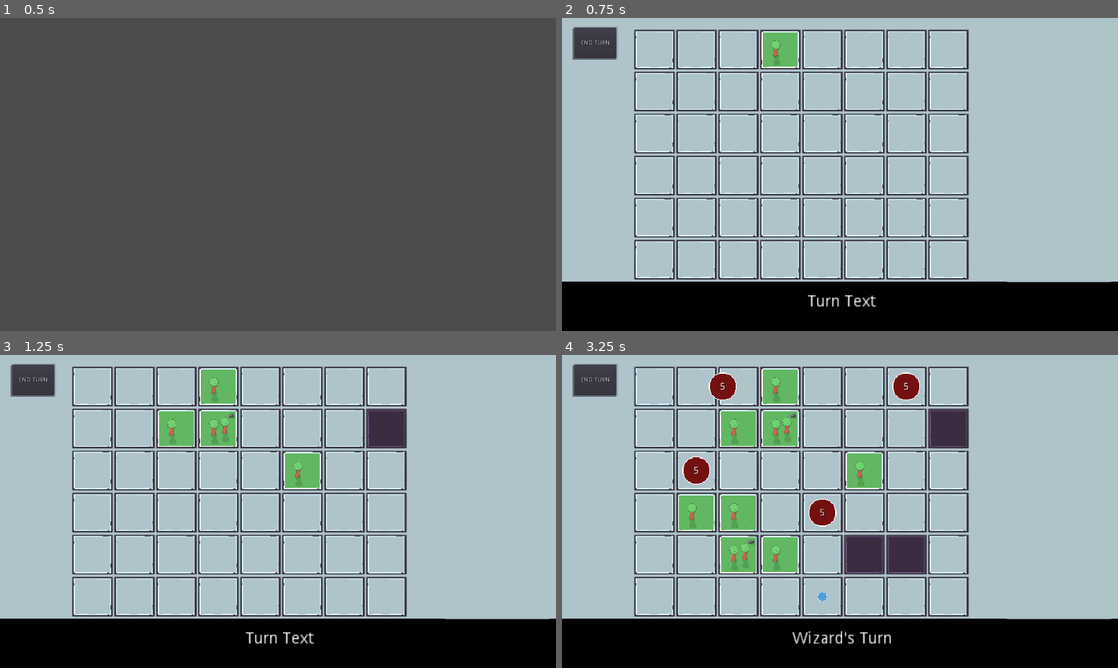
Above: before the commit, frames 1-4 (two rows, left to right).
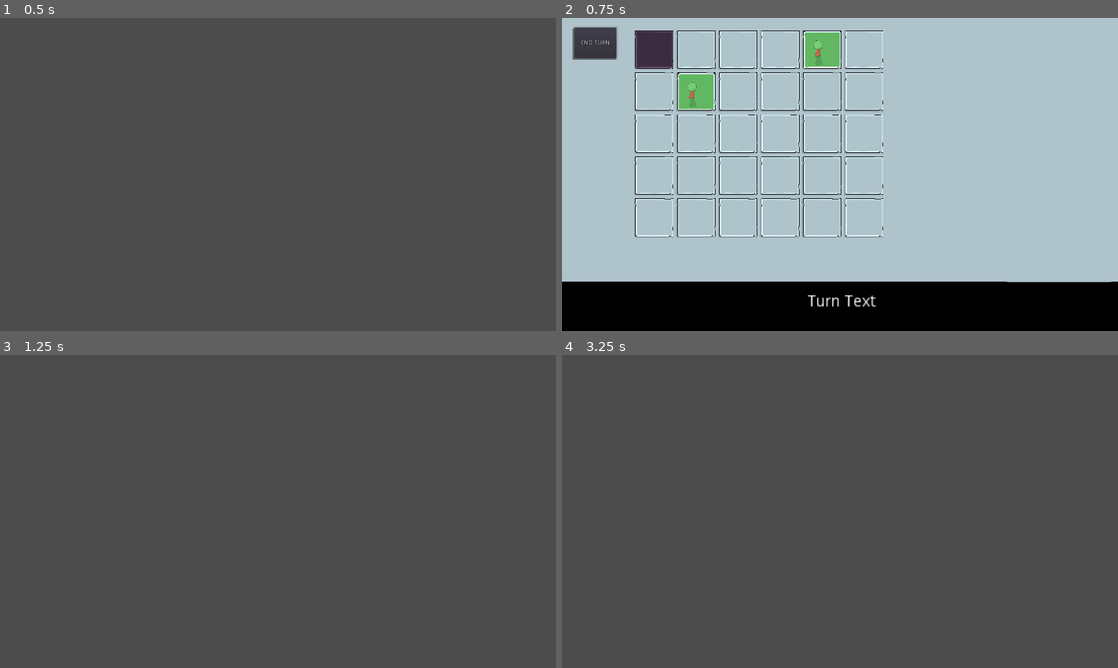
Above: after the commit, the same moments.

Repository: aaronherdzina/grid_rpg
Game: Godot game, scene res://Scenes/MainMenu.tscn
Same seed, same stepped clock (60 frames per second), same inputs: the game is played once before the commit and once after it.
Inputs (mouse positions are in pixels of both pictures, inside the frame that each line leads up to):
- Up to frame 1 (0.5 s): no input
- Up to frame 2 (0.75 s): tap Enter (start) at 0.5 s; move the mouse to (962, 158) at 0.52 s; hold Enter (start) from 0.53 s (still down)
- Up to frame 3 (1.25 s): keep holding Enter (start); tap Space (spacebar, bound only after the commit) at 0.8 s
- Up to frame 4 (3.25 s): release Enter (start) at 1.25 s; click (656, 386) at 1.27 s; move the mouse to (728, 527) at 2.02 s; hold Backspace (back) 2.03-2.78 s; tap Space (spacebar, bound only after the commit) at 2.1, 3.05 s; tap Enter (start) at 2.3 s; move the mouse to (895, 442) at 2.77 s; hold Enter (start) from 2.78 s (still down)

Frame 1 is identical in both runs. In frame 2, 13% of the frame differs, in the area x 12-74%, y 3-84%; in frame 3, 93%, in the area x 0-100%, y 0-100%; in frame 4, 93%.
Error after the commit: Attempt to call function 'end_turn' in base 'null instance' on a null instance. (res://Scripts/main.gd:150)

Commit message:
feat: adding ability to regen levels on the spot

Diff:
--- a/Scenes/enemy.tscn
+++ b/Scenes/enemy.tscn
@@ -3,7 +3,9 @@
 [ext_resource path="res://Sprites/General/darkRedDot.png" type="Texture" id=1]
 [ext_resource path="res://Scripts/enemy.gd" type="Script" id=2]
 
-[node name="enemy" type="Node2D"]
+[node name="enemy" type="Node2D" groups=[
+"enemies",
+]]
 script = ExtResource( 2 )
 
 [node name="Sprite" type="Sprite" parent="."]
--- a/Scenes/level.tscn
+++ b/Scenes/level.tscn
@@ -6,7 +6,9 @@
 [ext_resource path="res://Sprites/tiles/basic/new border grey tile.png" type="Texture" id=4]
 [ext_resource path="res://Sprites/UI/Untitled_Artwork 2.png" type="Texture" id=6]
 
-[node name="level" type="Node2D"]
+[node name="level" type="Node2D" groups=[
+"levels",
+]]
 script = ExtResource( 1 )
 
 [node name="background_imgs" type="Node2D" parent="."]
--- a/Scenes/tile.tscn
+++ b/Scenes/tile.tscn
@@ -3,20 +3,40 @@
 [ext_resource path="res://Scripts/tile.gd" type="Script" id=1]
 [ext_resource path="res://Sprites/tiles/basic/new border grey tile.png" type="Texture" id=2]
 
-[node name="tile" type="Node2D"]
+[node name="tile" type="Node2D" groups=[
+"tiles",
+]]
 script = ExtResource( 1 )
+
+[node name="shadow" type="Sprite" parent="."]
+modulate = Color( 0, 0, 0, 0.196078 )
+position = Vector2( -3.09358, 2.47486 )
+scale = Vector2( 1.04691, 1.04552 )
+texture = ExtResource( 2 )
+__meta__ = {
+"_editor_description_": ""
+}
+
+[node name="outline2" type="Sprite" parent="."]
+modulate = Color( 0.0980392, 0.0980392, 0.0980392, 1 )
+position = Vector2( 0, -0.176781 )
+scale = Vector2( 1.03, 1.03 )
+texture = ExtResource( 2 )
+__meta__ = {
+"_editor_description_": ""
+}
 
 [node name="background" type="Sprite" parent="."]
 modulate = Color( 0, 0, 0, 0 )
 position = Vector2( -0.0883824, -0.176782 )
-scale = Vector2( 1.18, 1.18 )
+scale = Vector2( 1.15, 1.15 )
 texture = ExtResource( 2 )
 
 [node name="Button" type="Button" parent="."]
-margin_left = -69.0
-margin_top = -68.0
-margin_right = 70.0
-margin_bottom = 68.0
+margin_left = -60.0
+margin_top = -59.0
+margin_right = 61.0
+margin_bottom = 61.0
 __meta__ = {
 "_edit_use_anchors_": false
 }
--- a/Scripts/enemy.gd
+++ b/Scripts/enemy.gd
@@ -67,6 +67,7 @@
 	var l = get_node("/root/level")
 	var default_weight =  meta.unccupied_tile_weight if current_tile.can_move else meta.wall_tile_weight
 	l.level_astar.set_point_weight_scale(current_tile.index, default_weight)
+	current_tile.enm_on_tile = false
 	# process turn
 	# consider delay to move animations
 	move()
@@ -79,6 +80,7 @@
 	# astar set point of current tile to
 	var l = get_node("/root/level")
 	l.level_astar.set_point_weight_scale(current_tile.index, meta.occupied_tile_weight)
+	current_tile.enm_on_tile = true
 	processing_turn = false
 
 
--- a/Scripts/level.gd
+++ b/Scripts/level.gd
@@ -6,12 +6,23 @@
 
 	"tile_list": ["move", "move", "enemy spawn", "forest", "move", "move", "enemy spawn", "move",
 				"move", "move", "forest", "forest", "move", "move", "move", "wall",
-				"move", "enemy spawn", "move", "move", "move", "forest", "move", "move",
+				"move", "enemy spawn", "forest path", "move", "move", "forest", "move", "move",
 				"move", "forest", "forest", "move", "enemy spawn", "move", "move", "move",
 				"move", "move", "forest", "forest", "move", "wall", "wall", "move",
 				"move", "player spawn", "move", "move", "move", "move", "move", "move"]
 	}
 
+var random_lvl = {
+	"cols": 0,
+	"rows": 0,
+
+	"tile_list": []
+	}
+var max_lvl_cols = 6
+var min_lvl_cols = 4
+
+var max_lvl_rows = 11
+var min_lvl_rows = 5
 # debug for pathfinding tests
 
 var path_end_tile = null
@@ -40,6 +51,14 @@
 """
 set a list of moveable tiles (and non player or anything else we wouldn't want as spawnable tiles) so we can use this to randpmly spawn level_tiles[rand_range(0, len(level_tiles) - 1)]
 """
+func remove_tiles():
+	for t in level_tiles:
+		if main.checkIfNodeDeleted(t) == false:
+			t.queue_free()
+	for tile in get_tree().get_nodes_in_group("tiles"):
+		if main.checkIfNodeDeleted(tile) == false:
+			tile.queue_free()
+	level_tiles = []
 
 
 func spawn_premade_tiles(lvl_obj):
@@ -59,6 +78,7 @@
 
 	var tile_index = -1
 
+	print('lvl_obj ' + str(lvl_obj))
 	level_astar = AStar2D.new()
 	#var res = astar.get_id_path(1, 3) # Returns [1, 2, 3]
 
@@ -117,6 +137,7 @@
 	randomize()
 	var col = meta.current_level_cols
 	var row = meta.current_level_rows
+	remove_tiles()
 	#if not starting_tile:
 	#	starting_tile = get_node("starting_tile")
 
@@ -173,6 +194,48 @@
 			timer.queue_free()
 	spawn_player()
 
+func set_random_level(lvl_obj):
+	randomize()
+	lvl_obj["cols"] = floor(rand_range(min_lvl_cols, max_lvl_cols))
+	lvl_obj["rows"] = floor(rand_range(min_lvl_rows, max_lvl_rows))
+
+	var tile_count  = lvl_obj["cols"] * lvl_obj["rows"]
+	var tile_types = []
+	var forest_chance = .25
+	var forest_path_chance = .14
+	var wall_chance = .4
+	var wall_limit = tile_count * .25
+	var player_spawned = false
+	var enemy_spawns = 1 + (tile_count * .1)
+
+	for i in range(0, tile_count * forest_chance):
+		tile_types.append("forest")
+	for i in range(0, tile_count * forest_path_chance):
+		wall_limit -= 1
+		tile_types.append("wall")
+		if wall_limit <= 0:
+			break
+	for i in range(0, enemy_spawns):
+		enemy_spawns -= 1
+		tile_types.append("enemy spawn")
+		if enemy_spawns <= 0:
+			break
+
+	var left_over_tiles = tile_count - len(tile_types) - 1
+	if left_over_tiles > 0:
+		for i in range(0, left_over_tiles):
+			tile_types.append("move")
+
+	for i in range(0, tile_count):
+		if not player_spawned:
+			if rand_range(0, 10) >= 8.5 or i >= tile_count * .70:
+				player_spawned = true
+				lvl_obj["tile_list"].append("player spawn")
+			else:
+				lvl_obj["tile_list"].append(tile_types[rand_range(0, len(tile_types) - 1)])
+		else:
+			lvl_obj["tile_list"].append(tile_types[rand_range(0, len(tile_types) - 1)])
+
 
 func set_points(astar_path_obj, list, tile_weight=meta.unccupied_tile_weight):
 	for t in list:
--- a/Scripts/main.gd
+++ b/Scripts/main.gd
@@ -139,11 +139,14 @@
 	if Input.is_action_pressed("back"):
 		if current_screen == "battle":
 			handle_in_battle_input("back")
+	elif Input.is_action_pressed("spacebar"):
+		if current_screen == "battle":
+			handle_in_battle_input("spacebar")
 
 
 func handle_in_battle_input(action):
-	var level = get_node("/root/level")
 	if action == "start":
+		var level = get_node("/root/level")
 		level.end_turn()
 	elif action == "back":
 		if meta.player_turn:
@@ -151,13 +154,35 @@
 				return
 			var player = get_node("/root/player")
 			player.reset_turn()
+	elif action == "spacebar":
+		for enm in get_tree().get_nodes_in_group("enemies"):
+			enm.queue_free()
+		if get_node("/root").has_node("player"):
+			var p = get_node("/root/player")
+			p.queue_free()
+		for lvl in get_tree().get_nodes_in_group("levels"):
+			lvl.remove_tiles()
+			lvl.queue_free()
+		var timer1 = Timer.new()
+		timer1.set_wait_time(.5)
+		timer1.set_one_shot(true)
+		get_node("/root").add_child(timer1)
+		timer1.start()
+		yield(timer1, "timeout")
+		timer1.queue_free()
+		var l = LEVEL.instance()
+		get_node("/root").add_child(l)
+		l.set_random_level(l.random_lvl)
+		l.spawn_premade_tiles(l.random_lvl)
+		current_screen = 'battle'
 
 
 func handle_main_menu_input(action):
 	if action == "start":
 		var l = LEVEL.instance()
 		get_node("/root").add_child(l)
-		l.spawn_premade_tiles(l.test_lvl)
+		l.set_random_level(l.random_lvl)
+		l.spawn_premade_tiles(l.random_lvl)
 		current_screen = 'battle'
 	elif action == "ui_quit":
 		if not waitToProcessMenuClick:
--- a/Scripts/player.gd
+++ b/Scripts/player.gd
@@ -42,15 +42,6 @@
 	target_pos = target_node.global_position
 
 
-func reset_turn():
-	path = []
-	remaining_move = move_distance
-	health = starting_turn_health
-	current_tile = turn_start_tile
-	position = turn_start_tile.global_position
-	chosen_tile = turn_start_tile
-	target_pos = turn_start_tile.global_position
-
 
 
 func set_navigation():
@@ -83,19 +74,35 @@
 		#path[-1].modulate = Color(1, 1, 0, 1)
 
 
+func handle_start_and_reset_vars():
+	remaining_move = move_distance
+	if current_def > default_def:
+		current_def = default_def
+	if current_tile.forest_path:
+		remaining_move += 2
+	if moving:
+		moving = false
+
+
+
+func reset_turn():
+	path = []
+	health = starting_turn_health
+	current_tile = turn_start_tile
+	position = turn_start_tile.global_position
+	chosen_tile = turn_start_tile
+	target_pos = turn_start_tile.global_position
+	handle_start_and_reset_vars()
+
+
 func start_turn():
 	# start turn
 	var l = get_node("/root/level")
 	var default_weight =  meta.unccupied_tile_weight if current_tile.can_move else meta.wall_tile_weight
 	l.level_astar.set_point_weight_scale(current_tile.index, default_weight)
-	if moving:
-		moving = false
-	remaining_move = move_distance
+	current_tile.player_on_tile = false
 	turn_start_tile = current_tile
-	if current_def > default_def:
-		current_def = default_def
-	if current_tile.forest_path:
-		remaining_move += 2
+	handle_start_and_reset_vars()
 
 
 func stop_turn():
@@ -105,6 +112,7 @@
 	if current_tile.defense_buff > 0 and current_def <= default_def:
 		current_def += current_tile.defense_buff
 		print('got forest bonus')
+	current_tile.player_on_tile = true
 
 
 func move():
--- a/Scripts/tile.gd
+++ b/Scripts/tile.gd
@@ -11,12 +11,18 @@
 var col = 0
 var neighbors = []
 var player_spawn = false
-var highlight_background_color = Color(1, 1, .5, 1)
-var path_highlight_background_color = Color(.5, 0, 1, 1)
+var highlight_background_color = Color(1, 1, .5, .7)
+var path_highlight_background_color = Color(.8, .8, 1, .7)
 var default_background_color = Color(0, 0, 0, 0)
-var too_far_background_color = Color(1, .3, .3, 1)
-var current_tile_background_color = Color(.2, .1, .4, 1)
+var too_far_background_color = Color(1, .3, .3, .2)
+var current_tile_background_color = Color(.3, .3, .6, .7)
 
+var highlight_tile_color = Color(1, 1, .8, 1)
+var path_highlight_tile_color = Color(.8, .8, 1, 1)
+var too_far_tile_color = Color(1, .8, .8, 1)
+
+var player_on_tile = false
+var enm_on_tile = false
 var custom_weight = null
 
 var forest = false
@@ -38,6 +44,8 @@
 
 
 func map_tile_type(tile_type):
+	if not get_node("/root").has_node("level"):
+		return
 	var l = get_node("/root/level")
 	var weight =  meta.unccupied_tile_weight
 	can_move = true
@@ -92,6 +100,8 @@
 
 
 func _on_Button_pressed():
+	if not get_node("/root").has_node("level"):
+		return
 	var l = get_node("/root/level")
 
 	if main.debug:
@@ -113,18 +123,27 @@
 
 
 func hover():
-	var l = get_node("/root/level")
 	if not get_node("/root").has_node("player"):
 		return
+	if not get_node("/root").has_node("level"):
+		return
+	var l = get_node("/root/level")
 	var player = get_node("/root/player")
 	var point_path = l.level_astar.get_id_path(player.current_tile.index, index)
 	var path = []
 	var debug_idx_path = []
+	var tile_hover_color = Color(.7, .7, 1, 1)
+	if not can_move:
+		tile_hover_color = Color(.5, .5, .5, 1)
+
+	if enm_on_tile:
+		tile_hover_color = Color(1, .5, .5, 1)
 
 	player.current_tile.get_node("background").modulate = current_tile_background_color
 	player.current_tile.z_index = 1
 	player.current_tile.modulate = Color(1, 1, 1, 1)
 
+	self.modulate = tile_hover_color
 	for n in neighbors:
 		if n.can_move:
 			n.z_index = 1
@@ -139,20 +158,26 @@
 				debug_idx_path.append(t.index)
 				if len(path) > player.remaining_move:
 					t.z_index = 1
-					t.get_node("background").modulate = too_far_background_color
+					# t.get_node("background").modulate = too_far_background_color
+					t.modulate = too_far_tile_color
 				elif len(path) == player.remaining_move: # full move
 					t.get_node("background").modulate = highlight_background_color
+					t.modulate = highlight_tile_color
 					t.z_index = 3
 				else:
 					t.z_index = 2
 					t.get_node("background").modulate = path_highlight_background_color
+					t.modulate = path_highlight_tile_color
 				break
 	z_index = 4
 
 
 func exit_hover():
+	if not get_node("/root").has_node("level"):
+		return
 	var l = get_node("/root/level")
 	for t in l.level_tiles:
+		t.modulate = Color(1, 1, 1, 1)
 		t.get_node("background").modulate = default_background_color
 		t.get_node("Sprite").modulate = Color(1, 1, 1, 1)
 		t.z_index = 0
--- a/project.godot
+++ b/project.godot
@@ -111,6 +111,12 @@
 , Object(InputEventJoypadButton,"resource_local_to_scene":false,"resource_name":"","device":0,"button_index":1,"pressure":0.0,"pressed":false,"script":null)
  ]
 }
+spacebar={
+"deadzone": 0.5,
+"events": [ Object(InputEventKey,"resource_local_to_scene":false,"resource_name":"","device":0,"alt":false,"shift":false,"control":false,"meta":false,"command":false,"pressed":false,"scancode":32,"unicode":0,"echo":false,"script":null)
+, Object(InputEventJoypadButton,"resource_local_to_scene":false,"resource_name":"","device":0,"button_index":2,"pressure":0.0,"pressed":false,"script":null)
+ ]
+}
 
 [rendering]
 
